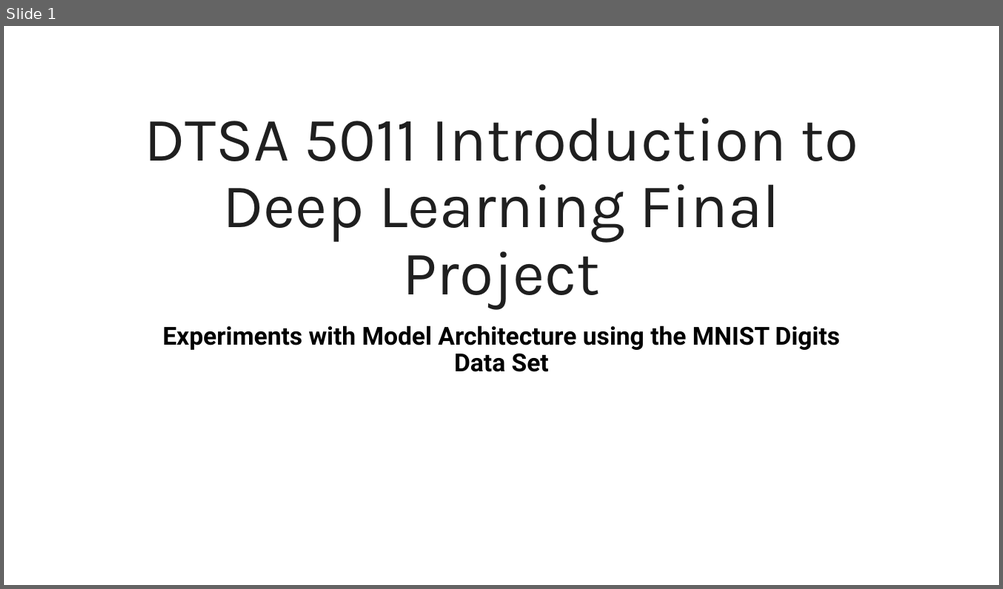
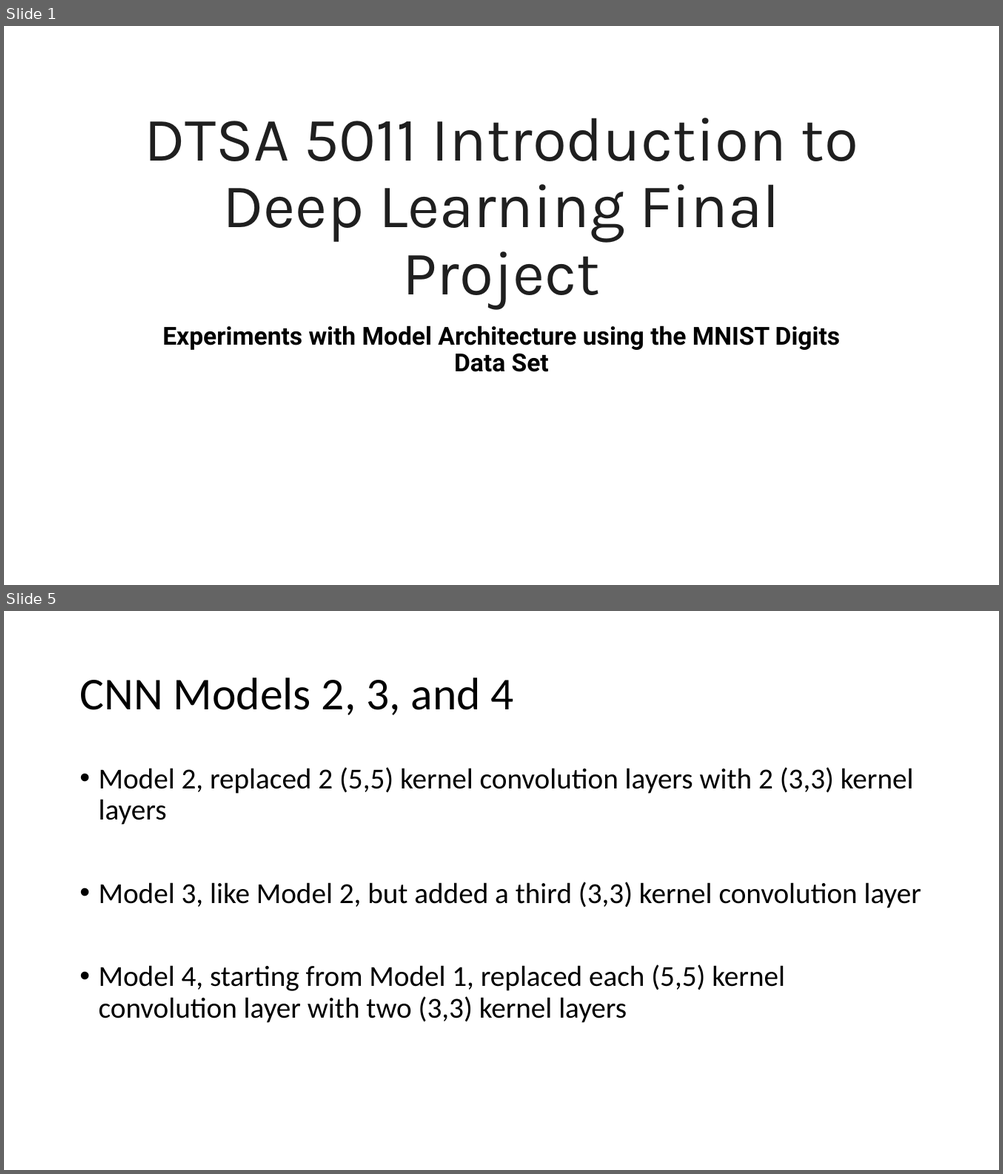
Before and after one commit to albert-kepner/Week6_DL_FinalProject, a slide deck: DTSA 5011 Introduction to Deep Learning Final Project.pptx. Shown one above the other, each under a label of ours: slide 1 before the commit, slides 1 and 5 after it; the slides between them are not shown. The pictures are 1003x589 and 1003x1174 pixels, drawn with LibreOffice and Linux fonts; fonts in the diff are those of the drawing. Boxes give left, top, right and bottom in pixels: in the first picture for what was removed or moved away, otherwise in the second. Text is boxed around its words. In the diff, an @@ line names an element or a change of style, - is before the commit and + after.

```diff
--- a/DTSA 5011 Introduction to Deep Learning Final Project.pptx
+++ b/DTSA 5011 Introduction to Deep Learning Final Project.pptx
@@ slide 5 added at (4, 611, 999, 1170), background #FFFFFF @@
@@ title added at (79, 678, 514, 715), 44 pt, text #000000 @@
+CNN Models 2, 3, and 4
@@ text added at (99, 767, 921, 1023), 28 pt, text #000000 @@
+• Model 2, replaced 2 (5,5) kernel convolution layers with 2 (3,3) kernel layers
+• Model 3, like Model 2, but added a third (3,3) kernel convolution layer
+• Model 4, starting from Model 1, replaced each (5,5) kernel convolution layer with two (3,3) kernel layers
```
Also in this commit, not shown: 1 slide changed, 5 other slides added, 1 other file.
